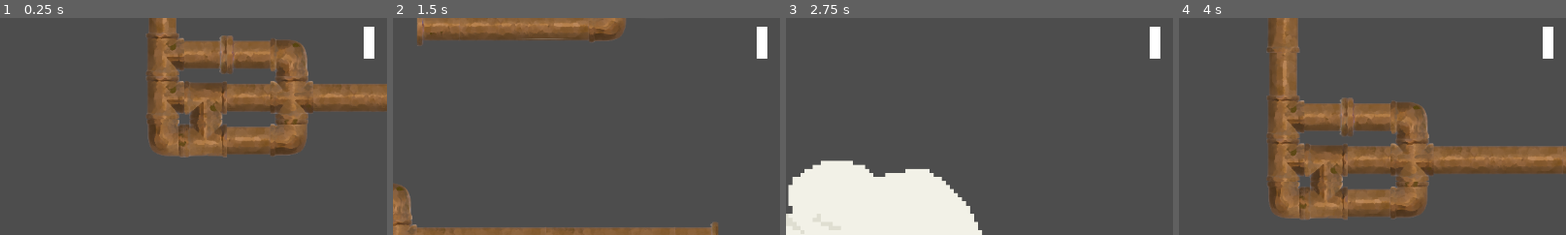
Above: before the commit, frames 1-4 (left to right).
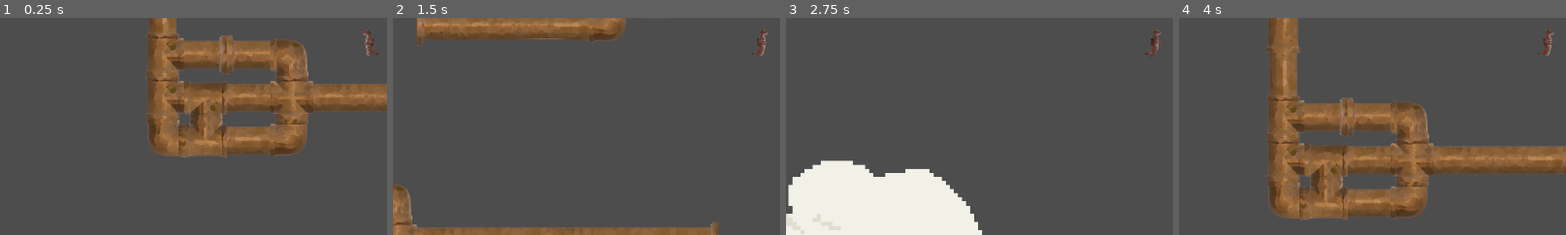
Above: after the commit, the same moments.

Repository: Doozitron9000/wind-game
Game: Godot game, scene res://levels/test_level.tscn
Same seed, same stepped clock (60 frames per second), same inputs: the game is played once before the commit and once after it.
Inputs:
- Up to frame 1 (0.25 s): no input
- Up to frame 2 (1.5 s): hold Shift (sprint) 0.53-1.28 s; hold Right (right) from 0.53 s (still down); tap Space (jump) at 0.77, 0.8, 1.07, 1.35 s
- Up to frame 3 (2.75 s): tap Space (jump) at 1.52, 1.82, 2.3 s; tap Shift (sprint) at 1.55 s; release Right (right) at 2.03 s; hold A (left) from 2.03 s (still down); hold Shift (sprint) from 2.03 s (still down)
- Up to frame 4 (4 s): release A (left) at 2.78 s; release Shift (sprint) at 2.78 s; hold Right (right) from 2.78 s (still down); tap Shift (sprint) at 2.85 s; tap Space (jump) at 3.02, 3.32, 3.6, 3.77 s
The pictures show only the part of the screen within x 2-52%, y 44-94%; the shares and areas given below are measured in that part.

The runs differ from the first frame. In frame 1, 0.4% of the frame differs, in the area x 93-98%, y 4-19%; in frame 2, 0.4%; in frame 3, 0.4%; in frame 4, 0.4%.

Commit message:
Added running animation.
Currently idle is just the first frame of this
animation. I'm using a simple script for handling
animation rather than the player script itself.

Diff:
--- /dev/null
+++ b/assets/sprites/scripts/anim_graph.gd
@@ -0,0 +1,13 @@
+extends AnimatedSprite2D
+
+@export var character : CharacterBody2D
+
+var jump : bool = false
+var wall_jump : bool = false
+var climb_jump : bool = false
+var sprint : bool = false
+var run : bool = false
+
+
+func _process(delta: float) -> void:
+	var falling : bool = !character.is_on_floor()
--- a/player/player.tscn
+++ b/player/player.tscn
@@ -1,6 +1,8 @@
-[gd_scene load_steps=4 format=3 uid="uid://couekb68vrmn6"]
+[gd_scene load_steps=18 format=3 uid="uid://couekb68vrmn6"]
 
 [ext_resource type="Script" uid="uid://cnc7w4f7unuyw" path="res://player/scripts/player.gd" id="1_oul6g"]
+[ext_resource type="Texture2D" uid="uid://cgx7q7anf1rnq" path="res://assets/sprites/renwick/RenwickSpriteSheet1K.png" id="2_rkbax"]
+[ext_resource type="Script" uid="uid://bgbdbilfeucdd" path="res://player/scripts/anim_graph.gd" id="3_g1dw6"]
 
 [sub_resource type="RectangleShape2D" id="RectangleShape2D_kqu6x"]
 size = Vector2(16, 48)
@@ -8,13 +10,98 @@
 [sub_resource type="RectangleShape2D" id="RectangleShape2D_oul6g"]
 size = Vector2(16.596413, 48.501106)
 
+[sub_resource type="AtlasTexture" id="AtlasTexture_rkbax"]
+atlas = ExtResource("2_rkbax")
+region = Rect2(256, 0, 128, 128)
+
+[sub_resource type="AtlasTexture" id="AtlasTexture_g1dw6"]
+atlas = ExtResource("2_rkbax")
+region = Rect2(0, 0, 128, 128)
+
+[sub_resource type="AtlasTexture" id="AtlasTexture_yw30f"]
+atlas = ExtResource("2_rkbax")
+region = Rect2(128, 0, 128, 128)
+
+[sub_resource type="AtlasTexture" id="AtlasTexture_qjkh3"]
+atlas = ExtResource("2_rkbax")
+region = Rect2(256, 0, 128, 128)
+
+[sub_resource type="AtlasTexture" id="AtlasTexture_g6k8r"]
+atlas = ExtResource("2_rkbax")
+region = Rect2(384, 0, 128, 128)
+
+[sub_resource type="AtlasTexture" id="AtlasTexture_boad6"]
+atlas = ExtResource("2_rkbax")
+region = Rect2(512, 0, 128, 128)
+
+[sub_resource type="AtlasTexture" id="AtlasTexture_rgyib"]
+atlas = ExtResource("2_rkbax")
+region = Rect2(640, 0, 128, 128)
+
+[sub_resource type="AtlasTexture" id="AtlasTexture_hg6s5"]
+atlas = ExtResource("2_rkbax")
+region = Rect2(768, 0, 128, 128)
+
+[sub_resource type="AtlasTexture" id="AtlasTexture_8t03j"]
+atlas = ExtResource("2_rkbax")
+region = Rect2(896, 0, 128, 128)
+
+[sub_resource type="AtlasTexture" id="AtlasTexture_2ieo8"]
+atlas = ExtResource("2_rkbax")
+region = Rect2(0, 128, 128, 128)
+
+[sub_resource type="AtlasTexture" id="AtlasTexture_ebec5"]
+atlas = ExtResource("2_rkbax")
+region = Rect2(128, 128, 128, 128)
+
+[sub_resource type="SpriteFrames" id="SpriteFrames_yllr7"]
+animations = [{
+"frames": [{
+"duration": 1.0,
+"texture": SubResource("AtlasTexture_rkbax")
+}],
+"loop": true,
+"name": &"Idle",
+"speed": 5.0
+}, {
+"frames": [{
+"duration": 1.0,
+"texture": SubResource("AtlasTexture_g1dw6")
+}, {
+"duration": 1.0,
+"texture": SubResource("AtlasTexture_yw30f")
+}, {
+"duration": 1.0,
+"texture": SubResource("AtlasTexture_qjkh3")
+}, {
+"duration": 1.0,
+"texture": SubResource("AtlasTexture_g6k8r")
+}, {
+"duration": 1.0,
+"texture": SubResource("AtlasTexture_boad6")
+}, {
+"duration": 1.0,
+"texture": SubResource("AtlasTexture_rgyib")
+}, {
+"duration": 1.0,
+"texture": SubResource("AtlasTexture_hg6s5")
+}, {
+"duration": 1.0,
+"texture": SubResource("AtlasTexture_8t03j")
+}, {
+"duration": 1.0,
+"texture": SubResource("AtlasTexture_2ieo8")
+}, {
+"duration": 1.0,
+"texture": SubResource("AtlasTexture_ebec5")
+}],
+"loop": true,
+"name": &"Run",
+"speed": 12.0
+}]
+
 [node name="Player" type="CharacterBody2D" groups=["wind_affected"]]
 script = ExtResource("1_oul6g")
-
-[node name="Display" type="ColorRect" parent="."]
-offset_left = -8.0
-offset_top = -48.0
-offset_right = 8.0
 
 [node name="Collision" type="CollisionShape2D" parent="."]
 position = Vector2(0, -24)
@@ -31,4 +118,11 @@
 position = Vector2(0.003227234, -23.999775)
 shape = SubResource("RectangleShape2D_oul6g")
 
+[node name="AnimatedSprite2D" type="AnimatedSprite2D" parent="."]
+position = Vector2(0, -24)
+scale = Vector2(0.3828125, 0.3828125)
+sprite_frames = SubResource("SpriteFrames_yllr7")
+animation = &"Run"
+script = ExtResource("3_g1dw6")
+
 [connection signal="body_entered" from="SpikeDetection" to="." method="_on_spike_detection_body_entered"]
--- /dev/null
+++ b/player/scripts/anim_graph.gd
@@ -0,0 +1,12 @@
+extends AnimatedSprite2D
+
+func grounded(input_dir : float) -> void:
+	if (input_dir == 0.0):
+		play("Idle")
+	else:
+		play("Run")
+		# flip the sprite if going right
+		if (input_dir > 0):
+			flip_h = true
+		else:
+			flip_h = false
--- a/player/scripts/player.gd
+++ b/player/scripts/player.gd
@@ -1,5 +1,4 @@
 extends CharacterBody2D
-
 
 # the amount of control the player has while in the air
 const AIR_CONTROL : float = 0.5
@@ -38,6 +37,9 @@
 # A Node2D where the player will respawn
 @export var respawn_point : Node2D
 
+# the class responsible for handling the player's animation
+@onready var anim_graph := $AnimatedSprite2D
+
 # every physics tick update the player's movement
 func _physics_process(delta: float) -> void:
 	movement(delta)
@@ -72,6 +74,8 @@
 		move_target += total_wind * TRACTION
 		# so our move target is just our speed * our input direction
 		move_target.x += input_dir * current_speed
+		# play the run animation or idle if not moving
+		anim_graph.grounded(input_dir)
 	# if we aren't on the floor gravity should be applied
 	else:
 		# if we are in the air the full wind force should act on us
Binary file added: assets/sprites/renwick/RenwickSpriteSheet1K.png
Not shown, added: assets/sprites/renwick/RenwickSpriteSheet1K.png.import
Not shown, added: assets/sprites/scripts/anim_graph.gd.uid
Not shown, added: player/scripts/anim_graph.gd.uid
